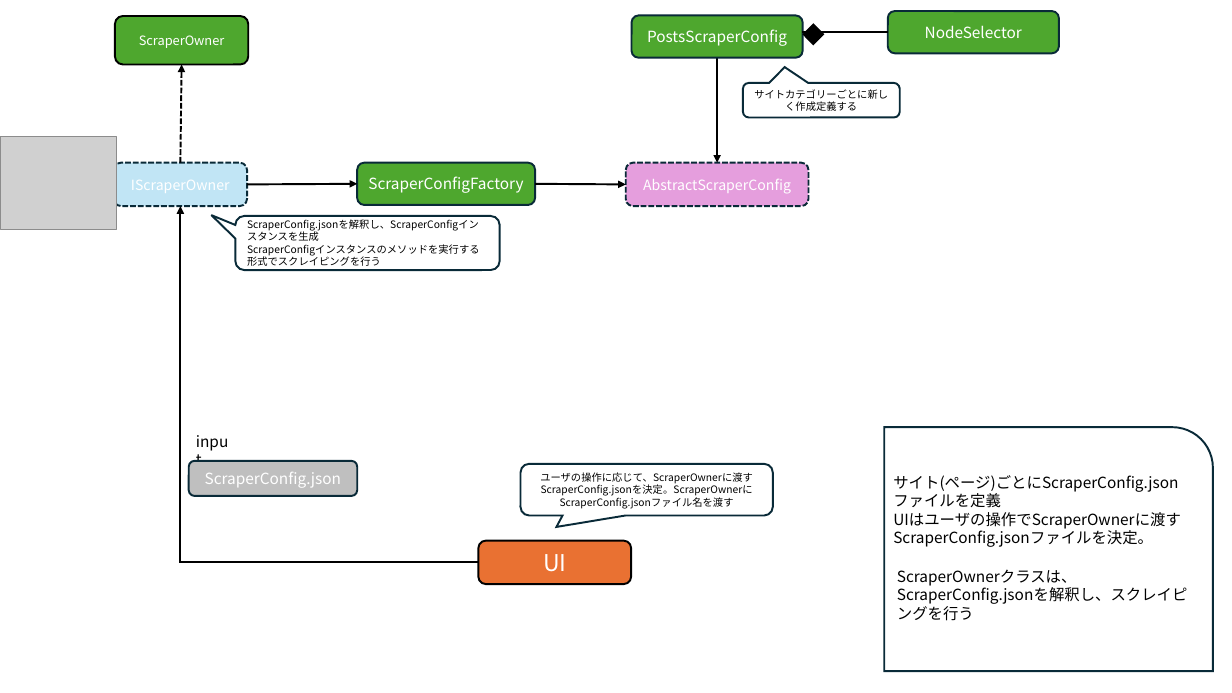
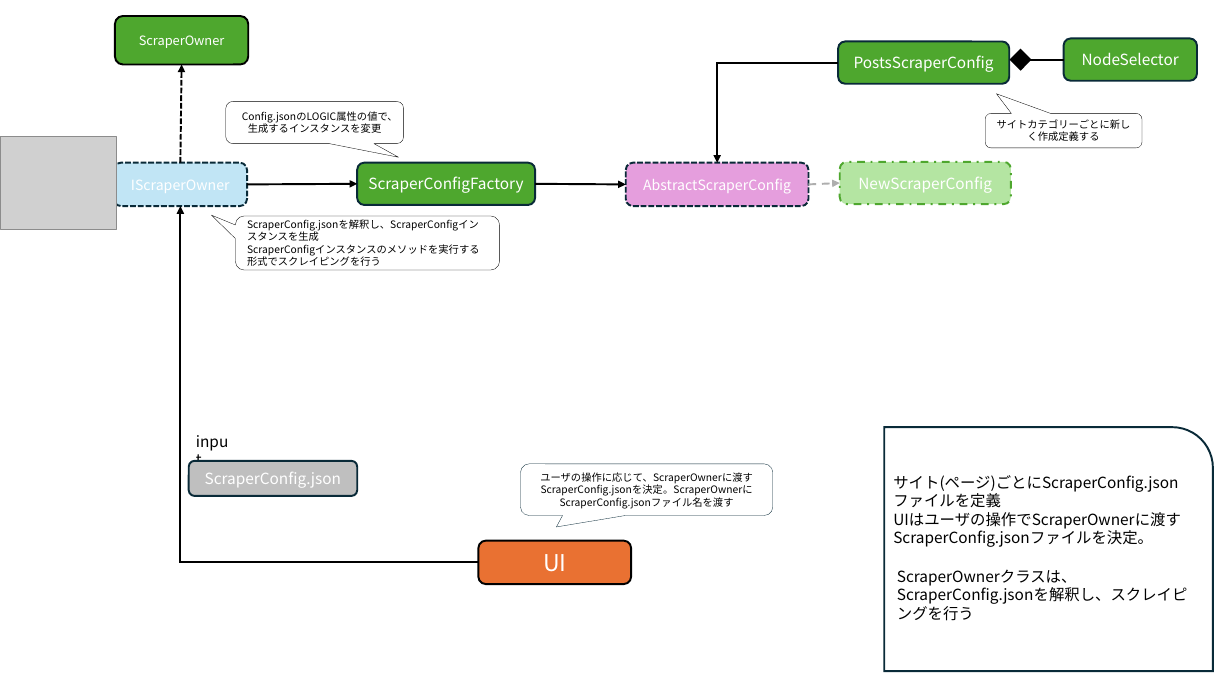
Before and after one commit to miyas02/matome_phase1, a slide deck: slide 2 of source/docs/まとめサイト管理ソフトウェア要件定義.pptx. Drawn at 1232x693 pixels with LibreOffice and Linux fonts; fonts in the diff are those of the drawing; grey boxes stand for pictures. Boxes give left, top, right and bottom in pixels: in the first picture for what was removed or moved away, otherwise in the second. Text is boxed around its words. In the diff, an @@ line names an element or a change of style, - is before the commit and + after.

Commit message:
comitt

```diff
--- a/source/docs/まとめサイト管理ソフトウェア要件定義.pptx
+++ b/source/docs/まとめサイト管理ソフトウェア要件定義.pptx
@@ arrow removed from (717, 57) to (717, 163) @@
@@ rounded rectangle "PostsScraperConfig": place and size @@
-rounded rectangle "PostsScraperConfig" at [632, 16, 803, 58]
+rounded rectangle "PostsScraperConfig" at [838, 42, 1009, 84]
@@ diamond: place and size @@
-diamond at [804, 25, 823, 44]
+diamond at [1011, 50, 1031, 69]
@@ rounded rectangle "NodeSelector": place and size @@
-rounded rectangle "NodeSelector" at [888, 11, 1059, 54]
+rounded rectangle "NodeSelector" at [1064, 39, 1197, 81]
@@ elbow arrow added from (838, 63) to (717, 163), #000000 1.5 pt @@
@@ line moved from (888, 32) - (802, 32) to (1064, 60) - (1011, 60) @@
@@ rounded speech box added at [226, 102, 404, 144], fill #FFFFFF, outline #000000 0.25 pt, 8 pt, text #000000 @@
+Config.jsonのLOGIC属性の値で、生成するインスタンスを変更
@@ rounded speech box "サイトカテゴリーごとに新しく作成定義する": place and size @@
-rounded speech box "サイトカテゴリーごとに新しく作成定義する" at [743, 83, 900, 117]
+rounded speech box "サイトカテゴリーごとに新しく作成定義する" at [985, 114, 1142, 148]
@@ rounded speech box "サイトカテゴリーごとに新しく作成定義する" at [985, 114, 1142, 148]: outline #092A39 1.5 pt to #000000 0.25 pt; proportions changed @@
@@ rounded rectangle added at [840, 162, 1011, 204], fill #B4E5A2, outline #4EA72E 1.5 pt dashed, 12 pt, text #FFFFFF @@
+NewScraperConfig
@@ arrow added from (809, 185) to (840, 183), #AEAEAE 1.5 pt dashed @@
@@ rounded speech box "ScraperConfig.jsonを解釈し、ScraperConfigインスタンスを生成 ScraperConfigイ ..." at [236, 216, 500, 271]: outline #092A39 1.5 pt to #000000 0.25 pt @@
@@ rounded speech box "ユーザの操作に応じて、ScraperOwnerに渡すScraperConfig.jsonを決定。ScraperOwner ..." at [520, 464, 773, 516]: outline #092A39 1.5 pt to #092A39 0.25 pt @@
```
